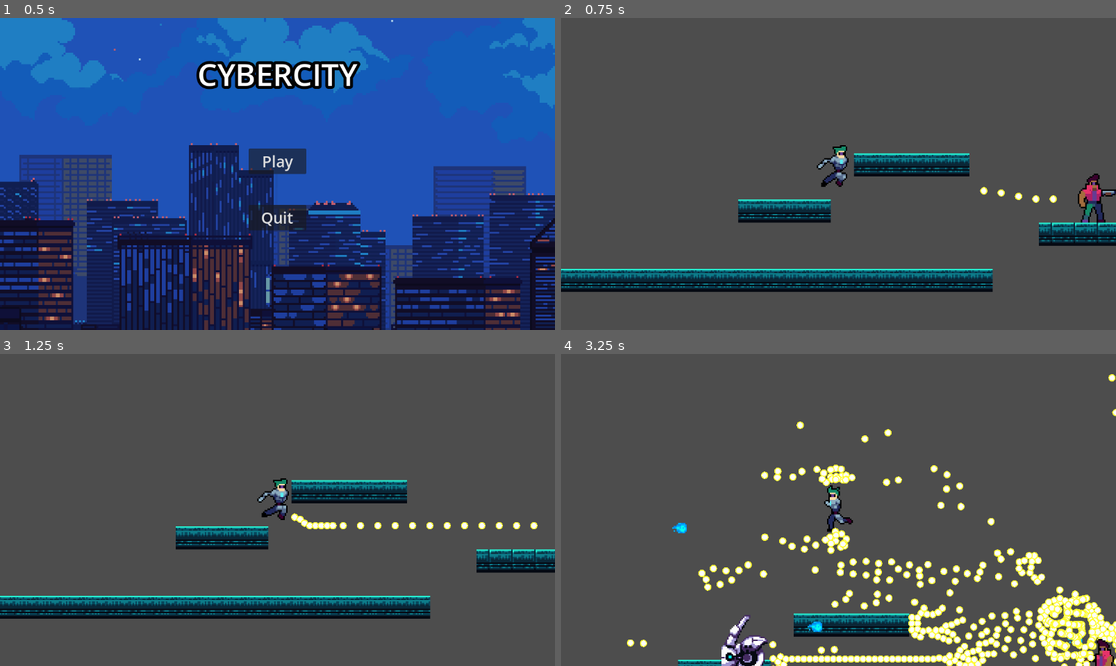
Above: before the commit, frames 1-4 (two rows, left to right).
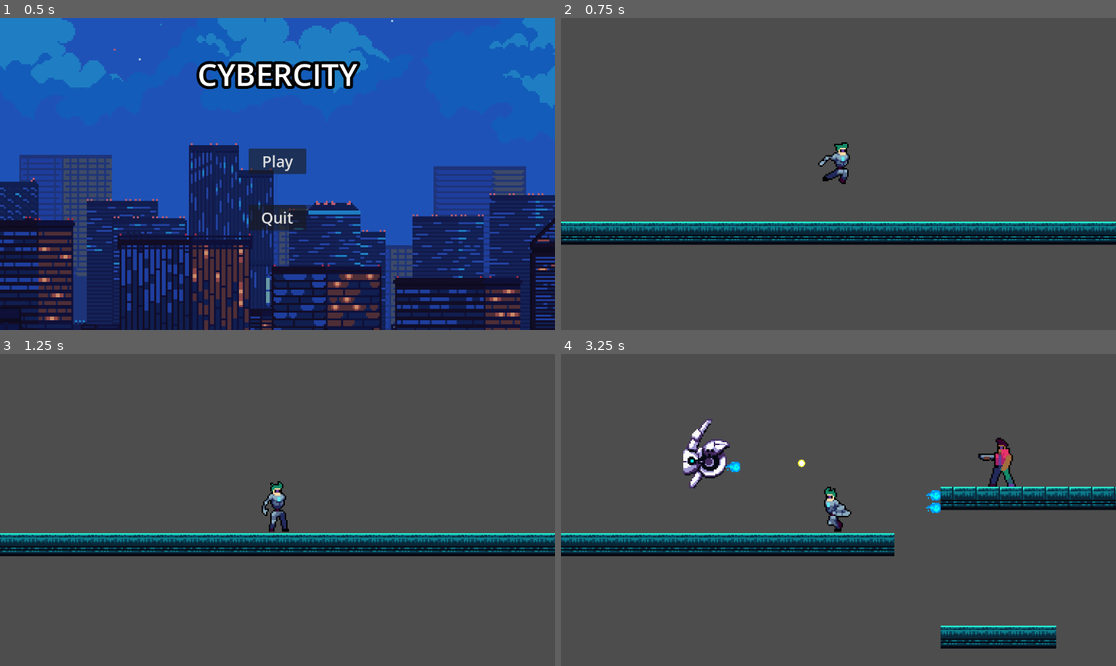
Above: after the commit, the same moments.

Repository: pranavReddy120/CyberCityV3
Game: Godot game, scene res://Scenes/main_menu.tscn
Two runs of this game, one before a commit and one after it. Both use one fixed random seed, a clock stepped at 60 frames per second and the inputs below.
Inputs:
- Up to frame 1 (0.5 s): no input
- Up to frame 2 (0.75 s): click "Play" at 0.5 s
- Up to frame 3 (1.25 s): no input
- Up to frame 4 (3.25 s): hold Right (right) 1.28-2.78 s; tap Space (shoot) at 1.35, 2.1, 2.85 s; tap Up (jump) at 1.52, 2.27 s; hold Left (left) from 2.78 s (still down)

Frame 1 is identical in both runs. In frame 2, 17% of the frame differs, in the area x 0-100%, y 39-88%; in frame 3, 17%; in frame 4, 20%, in the area x 0-100%, y 6-100%.
Error before the commit: Attempt to call function 'queue_free' in base 'null instance' on a null instance. (res://Scripts/killzone.gd:8)

Commit message:
fixing bugs

Diff:
--- a/Scenes/level_1.tscn
+++ b/Scenes/level_1.tscn
@@ -48,7 +48,7 @@
 sources/1 = SubResource("TileSetAtlasSource_mk11v")
 
 [sub_resource type="WorldBoundaryShape2D" id="WorldBoundaryShape2D_xbygx"]
-distance = -118.0
+distance = -190.0
 
 [node name="level_1" type="Node2D"]
 script = ExtResource("1_g24yu")
@@ -66,7 +66,7 @@
 [node name="TileMap" type="TileMap" parent="."]
 tile_set = SubResource("TileSet_os4pr")
 format = 2
-layer_0/tile_data = PackedInt32Array(262132, 458753, 11, 262 …(1069 unchanged characters)… 393201, 458753, 11, 393202, 458753, 11, 1, 458753, 11, 2, 458753, 11, 3, 458753, 11, 4, 458753, 11, -131066, 458753, 11, -131065, 458753, 11, -131064, 458753, 11, -131063, 458753, 11, -131062, 458753, 11, 26, 458753, 11, 27, 458753, 11, 28, 458753, 11)
+layer_0/tile_data = PackedInt32Array(262132, 458753, 11, 262 …(1069 unchanged characters)… 393201, 458753, 11, 393202, 458753, 11, 26, 458753, 11, 27, 458753, 11, 28, 458753, 11)
 
 [node name="killzone" parent="." instance=ExtResource("5_77gvm")]
 
--- a/Scripts/range.gd
+++ b/Scripts/range.gd
@@ -34,9 +34,10 @@
 	$AnimatedSprite2D.play("walk")
 
 func _on_detector_body_entered(body):
-	facing_right = true
-	fire()
-	await get_tree().create_timer(0.5).timeout
+	if body.is_in_group("player"):
+		facing_right = true
+		fire()
+
 
 func _on_detector_body_exited(body):
 	start_walk()
@@ -48,12 +49,12 @@
 	get_parent().add_child(bullet) # sets the bullet as the child of the shooter
 	bullet.global_position = $Node2D/Marker2D.global_position
 	bullet.velocity = $Aim.global_position - bullet.position
-
+	await get_tree().create_timer(3).timeout
 
 func _on_detector_2_body_entered(body):
-	facing_right = false
-	fire_left()
-	await get_tree().create_timer(0.5).timeout
+	if body.is_in_group("player"):
+		facing_right = false
+		fire_left()
 
 func fire_left():
 	$AnimatedSprite2D.play("Stand")
@@ -61,6 +62,7 @@
 	get_parent().add_child(bullet)
 	bullet.global_position = $Node2D/Marker2D2.global_position
 	bullet.velocity = $Aim2.global_position - bullet.position
+	await get_tree().create_timer(3).timeout
 
 func _on_detector_2_body_exited(body):
 	start_walk()
